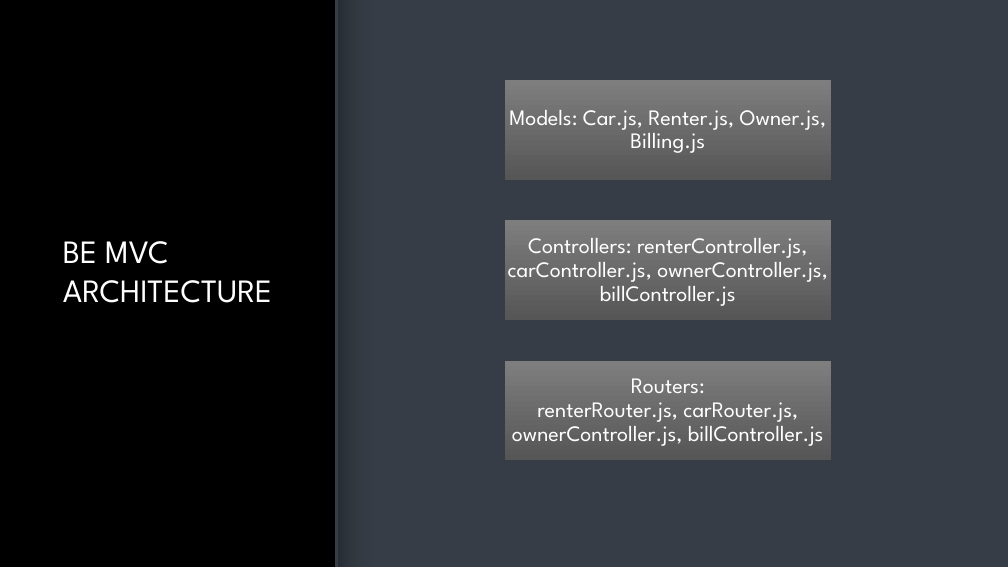
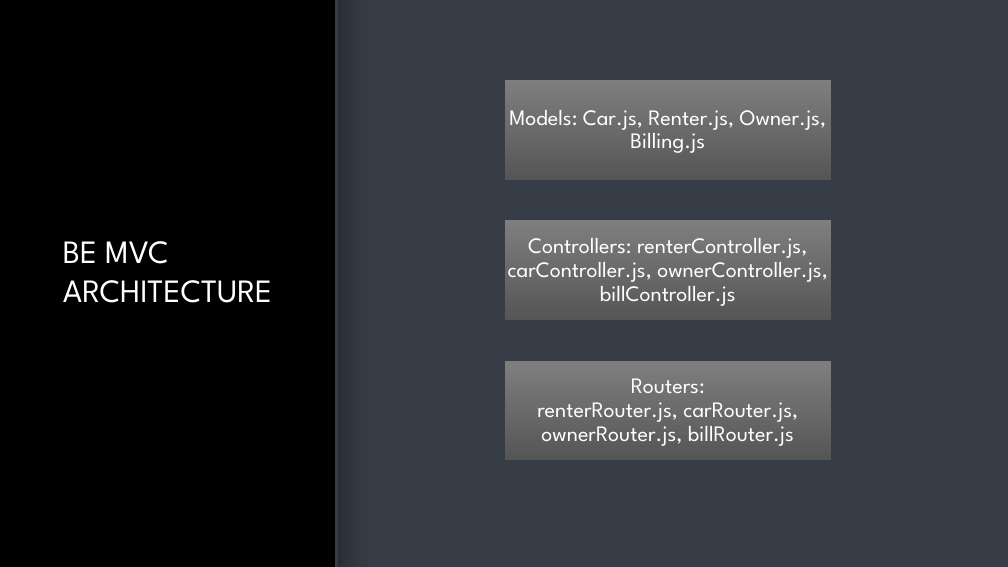
Before and after one commit to dinhthangnguyen/wapcarrental, a slide deck: slide 7 of docs/Project-slide.pptx. Drawn at 1008x567 pixels with LibreOffice and Linux fonts; fonts in the diff are those of the drawing; background and template pictures are left out. Boxes give left, top, right and bottom in pixels: in the first picture for what was removed or moved away, otherwise in the second. Text is boxed around its words. In the diff, an @@ line names an element or a change of style, - is before the commit and + after.

Commit message:
update ppt file

```diff
--- a/docs/Project-slide.pptx
+++ b/docs/Project-slide.pptx
@@ text at bbox=[537, 378, 798, 446]: text changed @@
-Routers: renterRouter.js, carRouter.js, ownerController.js, billController.js
+Routers: renterRouter.js, carRouter.js, ownerRouter.js, billRouter.js
```
